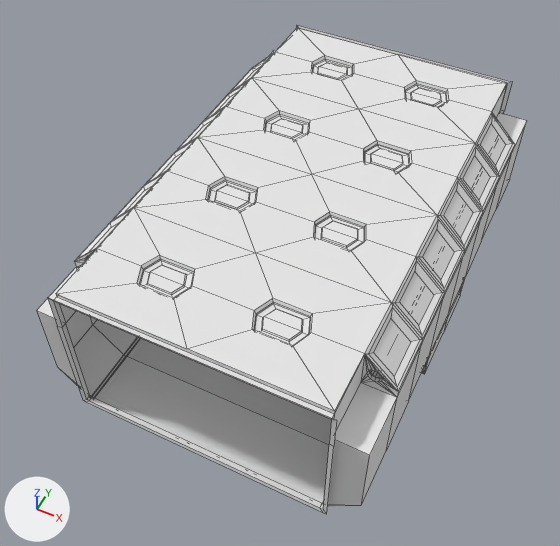
Renders of the Blender file Chasm/Assets/Models/corridors.blend from each side of a commit.
The view is the same before and after, from a camera (50 mm lens) standing at (4.31, -9.9, 12.36) and looking at (-0.26, -0.76, 0.93). Arrows for +X, +Y and +Z are at lower left; the lights stay in place. Mesh edges are drawn as thin lines.

Objects in the first picture: 'corridor_2'.
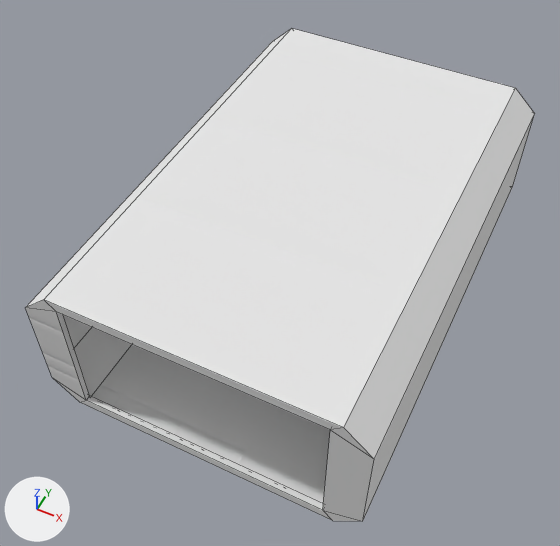
Commit message: redo corridors

What differs and where, as boxes [x1, y1, x2, y2] in the pictures (560 x 546 px):
'corridor_2', reshaped, moved, modifiers changed: before [37, 25, 527, 514]; after [26, 28, 535, 521]

The change in detail:
me_cube_002 is used by ob_corridor_2; location (0.0, 0.0, 0.0).
me_cube_002 had 835 vertices, 865 faces, 18 loose edges and spanned x -3.0..3.0, y -4.5..4.5, z -0.02..3.0.
me_cube_002 now has 112 vertices, 56 faces, 32 loose edges and spans x -3.1..3.1, y -4.5..4.5, z -1.5..1.5.
me_cube_002 part 1: the loose piece of 809 vertices spanning x -3.0..3.0, y -4.5..4.5, z -0.02..3.0 is rebuilt with 48 vertices and now spans x -3.1..3.1, y -4.5..4.5, z -1.5..1.5.
Object 'corridor_2' (ob_corridor_2) loses its EDGE_SPLIT modifier named 'EdgeSplit'.
Modifier setting removed (it was use_edge_angle = False).
Object 'corridor_2' (ob_corridor_2) moves from (0.0, 0.0, 0.0) to (0.0, 0.0, 1.37).
